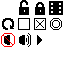
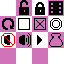
Revision of a layered 64×64 image; what changed, layer by layer:
painted on "Face" over (49, 33, 63, 47)
showed "Background" over (0, 0, 64, 64)
